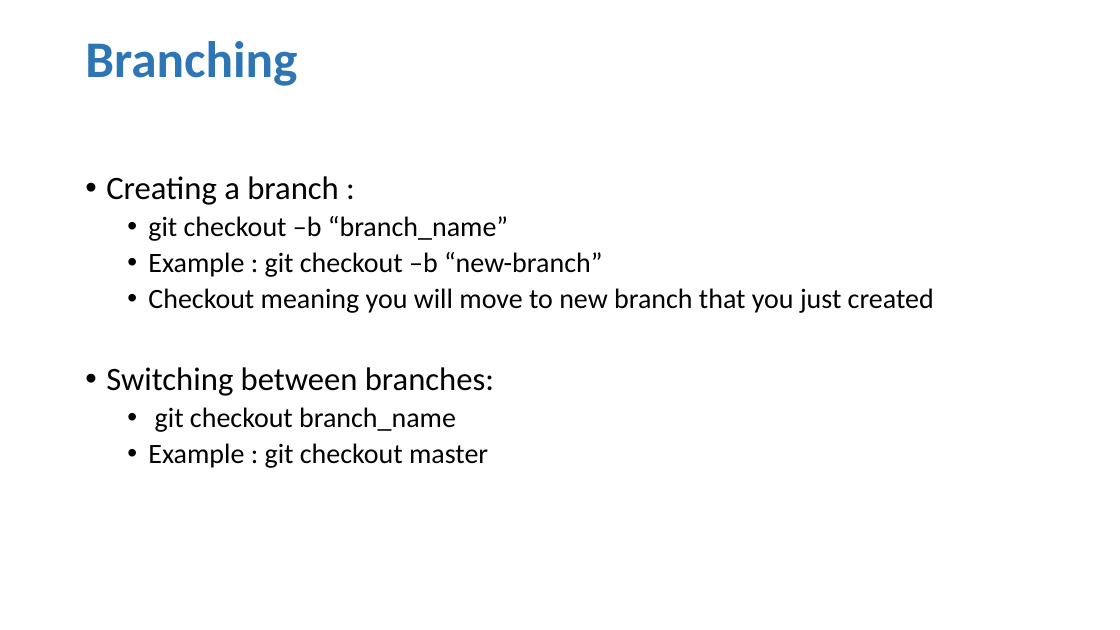
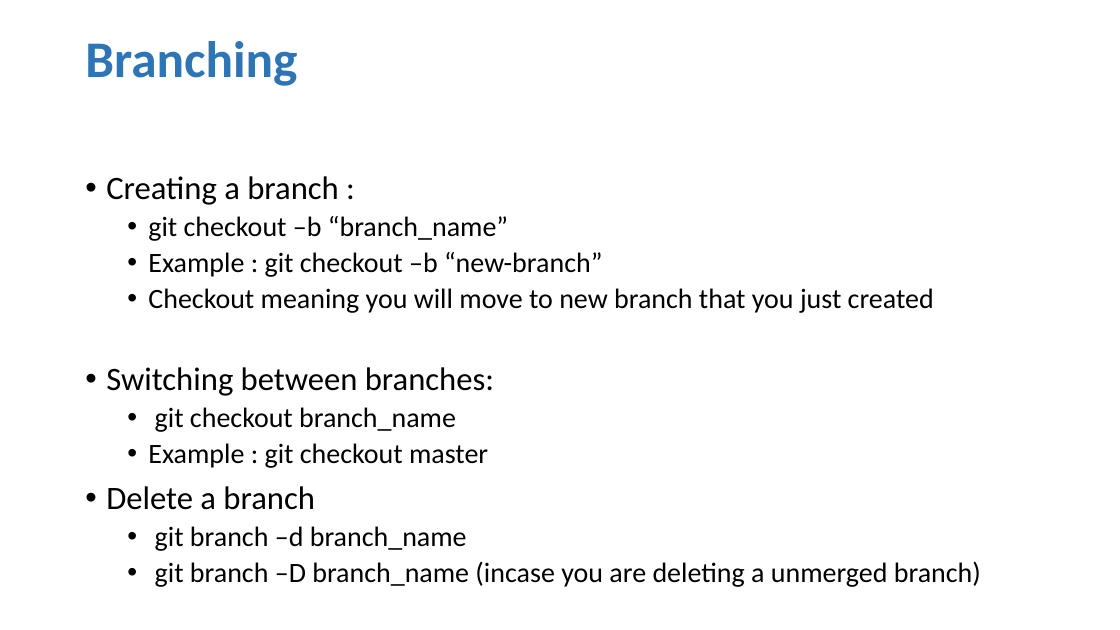
Before and after one commit to anasmoni/Learning-Git, a slide deck: slide 6 of My_Notes.pptx. Drawn at 1120x630 pixels with LibreOffice and Linux fonts; fonts in the diff are those of the drawing. Boxes give left, top, right and bottom in pixels: in the first picture for what was removed or moved away, otherwise in the second. Text is boxed around its words. In the diff, an @@ line names an element or a change of style, - is before the commit and + after.

```diff
--- a/My_Notes.pptx
+++ b/My_Notes.pptx
@@ text at [106, 486, 981, 587]: paragraphs added @@
+• Delete a branch
+  • git branch –d branch_name
+  • git branch –D branch_name (incase you are deleting a unmerged branch)
```
Also in this commit, not shown: 1 other file.
